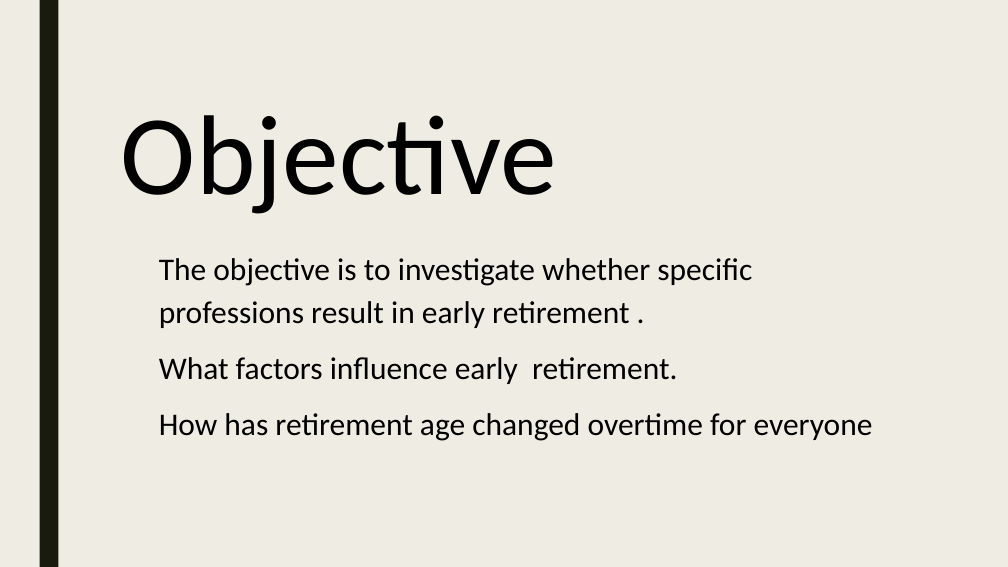
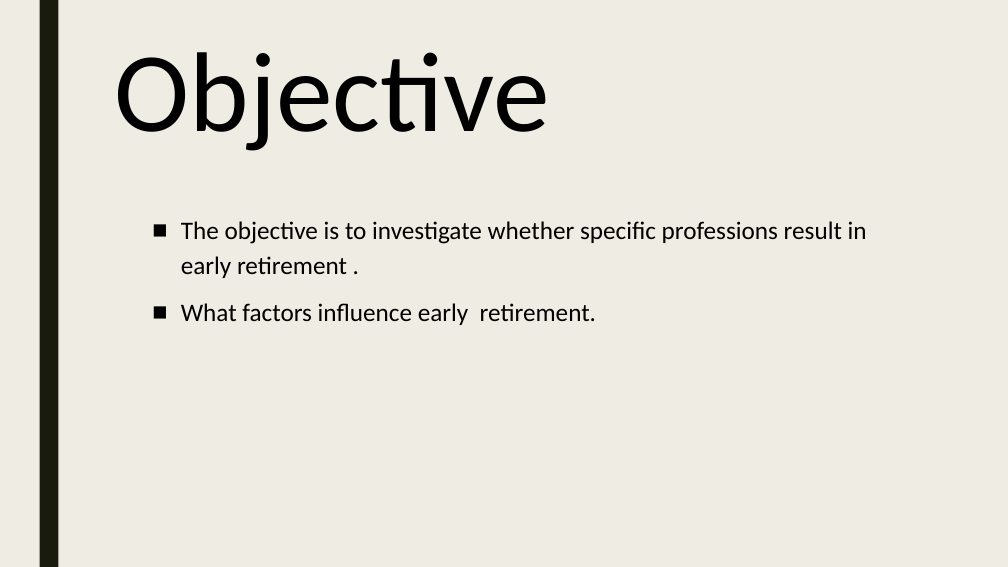
Before and after one commit to braydonnugent/Project1_Group4, a slide deck: slide 2 of PRES Retirement Analysis.pptx. Drawn at 1008x567 pixels with LibreOffice and Linux fonts; fonts in the diff are those of the drawing. Boxes give left, top, right and bottom in pixels: in the first picture for what was removed or moved away, otherwise in the second. Text is boxed around its words. In the diff, an @@ line names an element or a change of style, - is before the commit and + after.

```diff
--- a/PRES Retirement Analysis.pptx
+++ b/PRES Retirement Analysis.pptx
@@ title "Objective": place and size @@
-title "Objective" at <box>121,115,557,214</box>
+title "Objective" at <box>115,52,551,151</box>
@@ text "The objective is to investigate ...": place and size @@
-text "The objective is to investigate ..." at <box>159,258,873,441</box>
+text "The objective is to investigate ..." at <box>181,221,867,325</box>
@@ text "The objective is to investigate ..." at <box>181,221,867,325</box>: size 30 to 24 pt; bullet none to ■ @@
@@ text at <box>159,413,873,441</box>: paragraph removed @@
-How has retirement age changed overtime for everyone
```
Also in this commit, not shown: 14 other slides changed.
